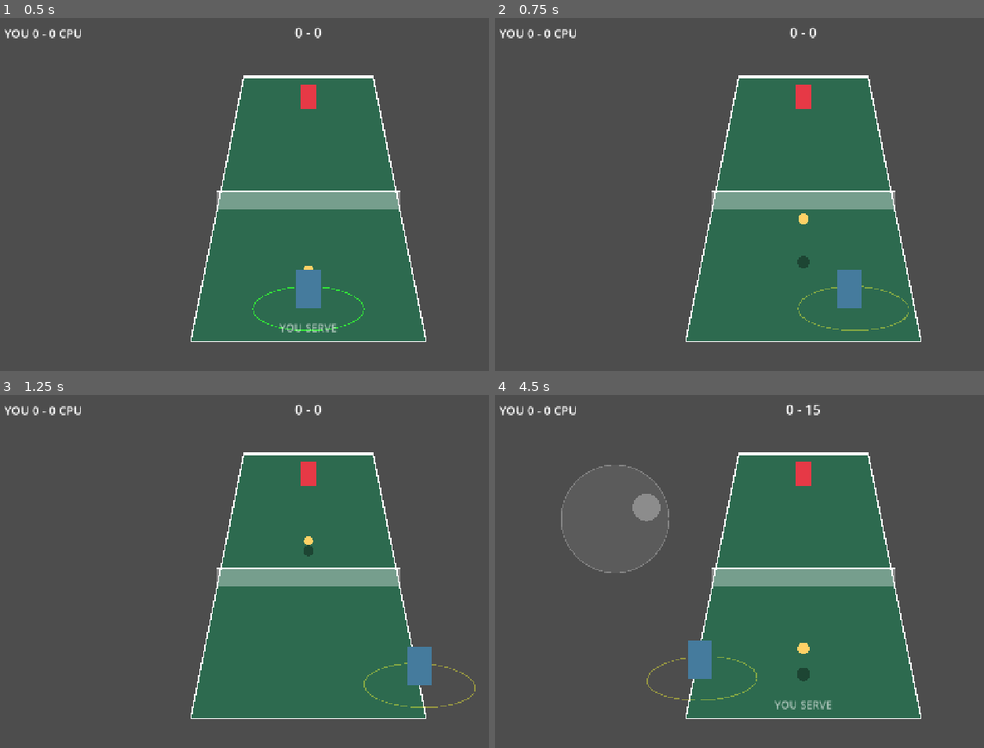
Above: before the commit, frames 1-4 (two rows, left to right).
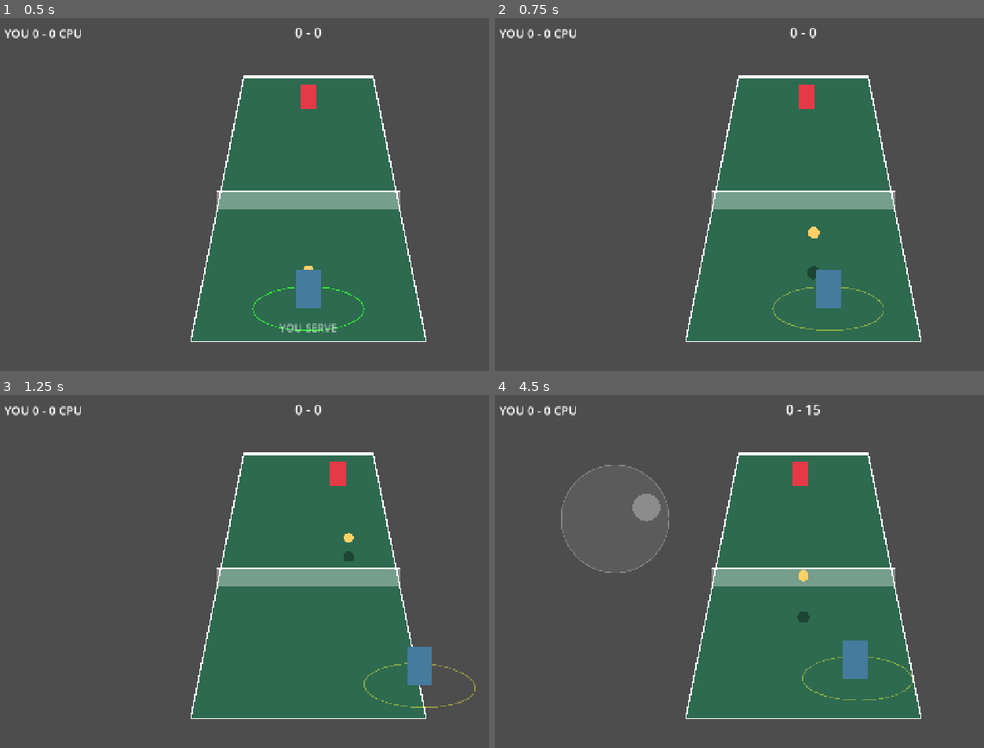
Above: after the commit, the same moments.

Repository: slamcoderpt/TennisGame
Game: Godot game, scene res://src/view/match.tscn
Same seed, same stepped clock (60 frames per second), same inputs: the game is played once before the commit and once after it.
Inputs (mouse positions are in pixels of both pictures, inside the frame that each line leads up to):
- Up to frame 1 (0.5 s): no input
- Up to frame 2 (0.75 s): tap Enter (ui_accept) at 0.5 s; move the mouse to (939, 176) at 0.52 s; hold Right (ui_right) from 0.53 s (still down); hold Enter (ui_accept) from 0.53 s (still down); click (939, 176) at 0.67 s
- Up to frame 3 (1.25 s): keep holding Right (ui_right); keep holding Enter (ui_accept)
- Up to frame 4 (4.5 s): release Right (ui_right) at 1.25 s; release Enter (ui_accept) at 1.25 s; drag from (675, 589) to (773, 642) at 1.27 s; move the mouse to (866, 493) at 2.02 s; hold Right (ui_right) 2.03-2.75 s; hold Enter (ui_accept) 2.03-2.75 s; drag from (773, 642) to (617, 518) at 2.77 s; move the mouse to (outside the picture) at 3.52 s; hold Left (ui_left) 3.53-4.25 s; hold Enter (ui_accept) 3.53-4.25 s; drag from (617, 518) to (710, 483) at 4.27 s

Frame 1 is identical in both runs. In frame 2, 1.5% of the frame differs, in the area x 56-85%, y 18-89%; in frame 3, 0.6%; in frame 4, 1.8%, in the area x 30-86%, y 18-90%.

Commit message:
feat: hold-to-charge shots with movement lock and charge-scaled power

Diff:
--- a/src/input/player_input.gd
+++ b/src/input/player_input.gd
@@ -7,7 +7,8 @@
 var joy_id := -1
 var joy_origin := Vector2.ZERO
 var joy_current := Vector2.ZERO
-var hit_latched := false       # set on the press event, consumed once by the sim tick
+var hit_touch := -1            # touch index held on the right half, -1 = none
+var _was_down := false         # hit state last frame, to detect the release edge
 
 func _input(event: InputEvent) -> void:
 	var half := get_viewport_rect().size.x / 2.0
@@ -18,16 +19,17 @@
 				joy_origin = event.position
 				joy_current = event.position
 				queue_redraw()
-			elif event.position.x >= half:
-				hit_latched = true
-		elif event.index == joy_id:
-			joy_id = -1
-			queue_redraw()
+			elif event.position.x >= half and hit_touch == -1:
+				hit_touch = event.index
+		else:
+			if event.index == joy_id:
+				joy_id = -1
+				queue_redraw()
+			elif event.index == hit_touch:
+				hit_touch = -1
 	elif event is InputEventScreenDrag and event.index == joy_id:
 		joy_current = event.position
 		queue_redraw()
-	elif event.is_action_pressed("ui_accept"):
-		hit_latched = true
 
 func consume_frame():
 	var f := InputFrame.new()
@@ -38,8 +40,10 @@
 		if v.length() > 1.0:
 			v = v.normalized()
 		f.move = Vector2(v.x, -v.y)
-	f.hit_pressed = hit_latched
-	hit_latched = false
+	var down := Input.is_action_pressed("ui_accept") or hit_touch != -1
+	f.hit_held = down
+	f.hit_pressed = _was_down and not down
+	_was_down = down
 	return f
 
 func _draw() -> void:
--- a/src/sim/court_sim.gd
+++ b/src/sim/court_sim.gd
@@ -17,7 +17,9 @@
 const REACH := 2.0
 const MAX_HIT_HEIGHT := 3.0
 const HIT_BUFFER_TICKS := 8     # a press stays armed this many ticks (forgives early swings)
-const SHOT_SPEED := 16.0
+const SHOT_SPEED_MIN := 16.0    # tap speed (matches the old flat SHOT_SPEED)
+const SHOT_SPEED_MAX := 26.0    # full-charge speed
+const CHARGE_TIME := 0.6        # seconds of hold to reach full charge
 const SHOT_LAUNCH := 7.0
 const AIM_MAX_X := HALF_WIDTH - 1.0
 const TARGET_DEPTH := HALF_LENGTH - 3.0
@@ -73,14 +75,21 @@
 		return
 	_update_ball()
 	for i in 2:
-		if inputs[i].hit_pressed:
+		var input = inputs[i]
+		if input.hit_held:
+			players[i].charge = minf(1.0, players[i].charge + TICK / CHARGE_TIME)
+		if input.hit_pressed:
 			players[i].hit_buffer = HIT_BUFFER_TICKS
 		if players[i].hit_buffer > 0:
 			players[i].hit_buffer -= 1
-			if _try_hit(i, inputs[i]):
+			if _try_hit(i, input):
 				players[i].hit_buffer = 0
+		if not input.hit_held and players[i].hit_buffer == 0:
+			players[i].charge = 0.0
 
 func _move_player(p, input) -> void:
+	if input.hit_held:
+		return                  # charging locks the player in place
 	var m: Vector2 = input.move
 	if m.length() > 1.0:
 		m = m.normalized()
@@ -179,12 +188,14 @@
 	var serving: bool = not ball.in_play
 	var aim_x := clampf(input.move.x, -1.0, 1.0) * AIM_MAX_X
 	var target := Vector2(aim_x, -p.side * TARGET_DEPTH)
-	ball.vel = (target - ball.pos).normalized() * SHOT_SPEED
+	var speed := lerpf(SHOT_SPEED_MIN, SHOT_SPEED_MAX, p.charge)
+	ball.vel = (target - ball.pos).normalized() * speed
 	ball.v_height = SHOT_LAUNCH
 	ball.height = maxf(ball.height, 0.3)
 	ball.bounce_count = 0
 	ball.in_play = true
 	last_hitter = i
+	p.charge = 0.0
 	if serving:
 		is_serve = true
 		last_event = ""
--- a/src/sim/input_frame.gd
+++ b/src/sim/input_frame.gd
@@ -1,4 +1,5 @@
 extends RefCounted
 
 var move := Vector2.ZERO       # court-space direction, length <= 1, +y = toward far side
-var hit_pressed := false       # true only on the tick the hit input fired
+var hit_held := false          # true every tick the hit button is down (builds charge, locks movement)
+var hit_pressed := false       # true on the single tick the swing fires (release edge, or a tap in tests)
--- a/src/sim/player_state.gd
+++ b/src/sim/player_state.gd
@@ -4,3 +4,4 @@
 var prev_pos := Vector2.ZERO
 var side := -1                 # -1 = bottom (near camera, human), +1 = top
 var hit_buffer := 0            # ticks the swing stays armed after a hit press
+var charge := 0.0              # 0..1 wind-up while the hit is held
--- a/tests/run_tests.gd
+++ b/tests/run_tests.gd
@@ -7,6 +7,7 @@
 	"res://tests/test_ai.gd",
 	"res://tests/test_score.gd",
 	"res://tests/test_rules.gd",
+	"res://tests/test_charge.gd",
 ]
 
 func _init() -> void:
--- /dev/null
+++ b/tests/test_charge.gd
@@ -0,0 +1,51 @@
+extends "res://tests/test_base.gd"
+
+const CourtSim := preload("res://src/sim/court_sim.gd")
+const InputFrame := preload("res://src/sim/input_frame.gd")
+
+func _held() -> InputFrame:
+	var f := InputFrame.new()
+	f.hit_held = true
+	return f
+
+func test_charge_builds_while_held() -> void:
+	var sim := CourtSim.new()
+	for i in 20:
+		sim.tick([_held(), InputFrame.new()])
+	check(sim.players[0].charge > 0.0, "charge must build while the hit is held")
+
+func test_charge_locks_movement() -> void:
+	var sim := CourtSim.new()
+	var f := _held()
+	f.move = Vector2(1, 0)
+	var start: Vector2 = sim.players[0].pos
+	for i in 10:
+		sim.tick([f, InputFrame.new()])
+	check(sim.players[0].pos == start, "holding charge must lock movement")
+
+func test_charged_shot_faster_than_tap() -> void:
+	var tap := CourtSim.new()
+	var t := InputFrame.new()
+	t.hit_pressed = true
+	tap.tick([t, InputFrame.new()])
+	var tap_speed: float = tap.ball.vel.length()
+
+	var chg := CourtSim.new()
+	for i in 45:
+		chg.tick([_held(), InputFrame.new()])
+	var rel := InputFrame.new()
+	rel.hit_pressed = true
+	chg.tick([rel, InputFrame.new()])
+	var chg_speed: float = chg.ball.vel.length()
+
+	check(chg_speed > tap_speed + 1.0, "a charged shot must leave faster than a tap")
+
+func test_charge_resets_after_shot() -> void:
+	var sim := CourtSim.new()
+	for i in 20:
+		sim.tick([_held(), InputFrame.new()])
+	check(sim.players[0].charge > 0.0, "charge should have built")
+	var rel := InputFrame.new()
+	rel.hit_pressed = true
+	sim.tick([rel, InputFrame.new()])
+	check(sim.players[0].charge == 0.0, "charge must reset after the swing")
